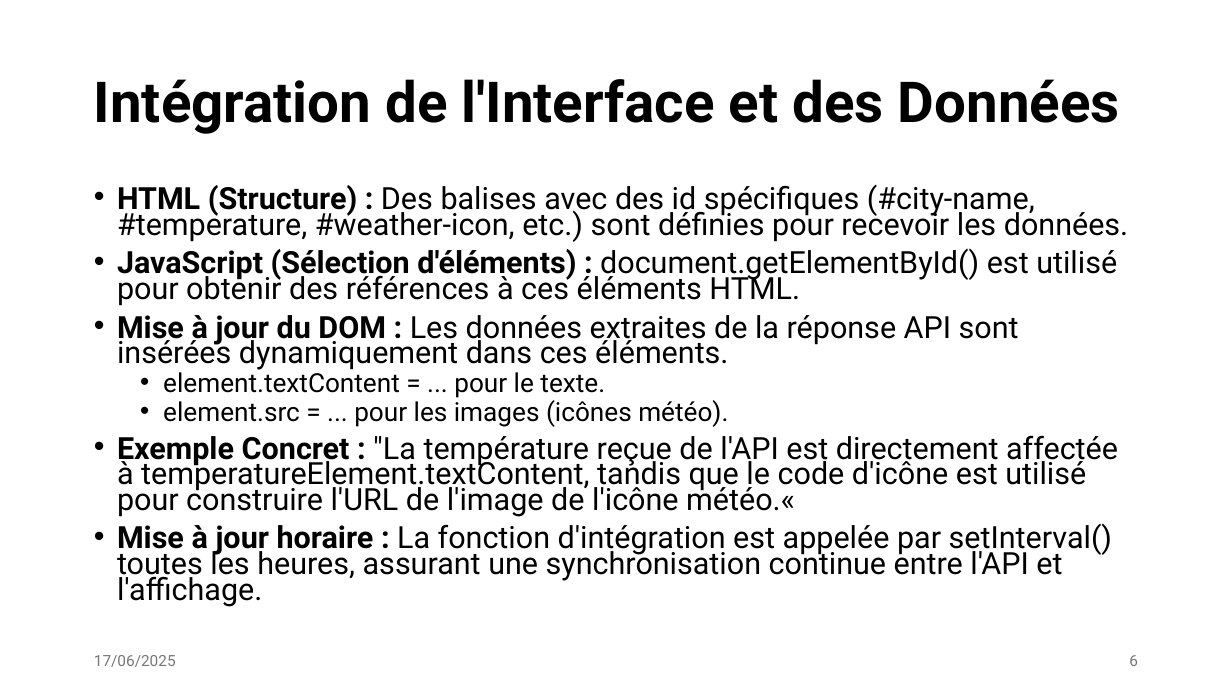
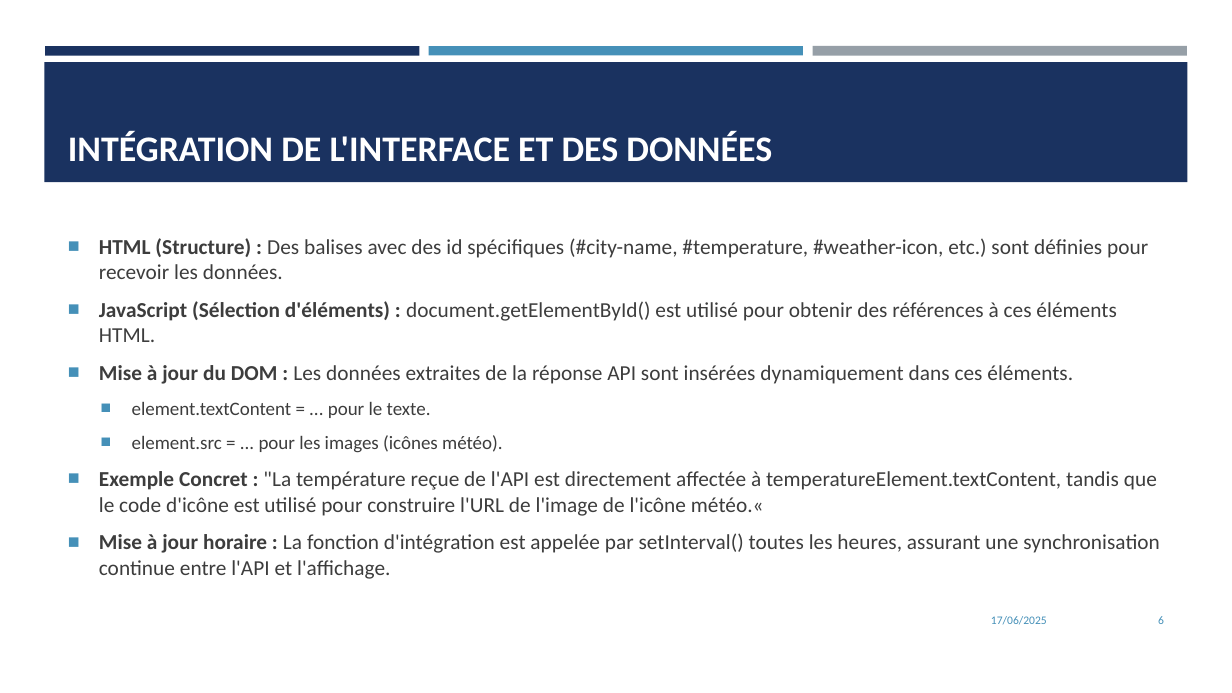
Before and after one commit to ualtas/meteoscope, a slide deck: slide 6 of meteoscop.pptx. Drawn at 1232x693 pixels with LibreOffice and Linux fonts; fonts in the diff are those of the drawing. Boxes give left, top, right and bottom in pixels: in the first picture for what was removed or moved away, otherwise in the second. Text is boxed around its words. In the diff, an @@ line names an element or a change of style, - is before the commit and + after.

```diff
--- a/meteoscop.pptx
+++ b/meteoscop.pptx
@@ rectangle added at box(45, 46, 420, 55), fill #1A3260 @@
@@ rectangle added at box(429, 46, 803, 55), fill #4590B8 @@
@@ rectangle added at box(812, 46, 1187, 56), fill #969FA7 @@
@@ rectangle added at box(44, 62, 1188, 182), fill #1A3260 @@
@@ title "INTÉGRATION DE L'INTERFACE ET DES ..." at box(68, 131, 772, 162): vertical alignment middle to bottom @@
@@ title at box(68, 131, 772, 162): text changed; size 44 to 28 pt; font Roboto to Calibri; text colour #000000 to #FFFFFF @@
-Intégration de l'Interface et des Données
+INTÉGRATION DE L'INTERFACE ET DES DONNÉES
@@ text "HTML (Structure) : Des balises ...": place and size @@
-text "HTML (Structure) : Des balises ..." at box(117, 184, 1128, 607)
+text "HTML (Structure) : Des balises ..." at box(99, 238, 1160, 579)
@@ text "HTML (Structure) : Des balises ..." at box(99, 238, 1160, 579): size 23.8 to 16.6 pt in "HTML (Structure) : Des balises avec des ...", "JavaScript (Sélection d'éléments) : document.getElementById( ...", "Mise à jour du DOM : Les ...", "Exemple Concret : "La température reçue de ..." and 1 more places; font Roboto to Calibri, text colour #000000 to #3D3D3D; size 20.4 to 14.8 pt in "element.textContent = ... pour le texte.", "element.src = ... pour les images (icônes ..."; bullet • to ■; line spacing 0.7 to 1; more space between paragraphs; vertical alignment top to middle @@
@@ text "17/06/2025": place and size @@
-text "17/06/2025" at box(94, 655, 176, 667)
+text "17/06/2025" at box(991, 616, 1047, 625)
@@ text "17/06/2025" at box(991, 616, 1047, 625): size 12 to 9 pt, font Roboto to Calibri, text colour #797979 to #4590B8; alignment left to right @@
@@ page number: place and size @@
-page number at box(1129, 655, 1138, 666)
+page number at box(1158, 616, 1164, 624)
@@ page number at box(1158, 616, 1164, 624): size 12 to 9 pt, font Roboto to Calibri, text colour #797979 to #4590B8 @@
```
Also in this commit, not shown: 10 other slides changed.
